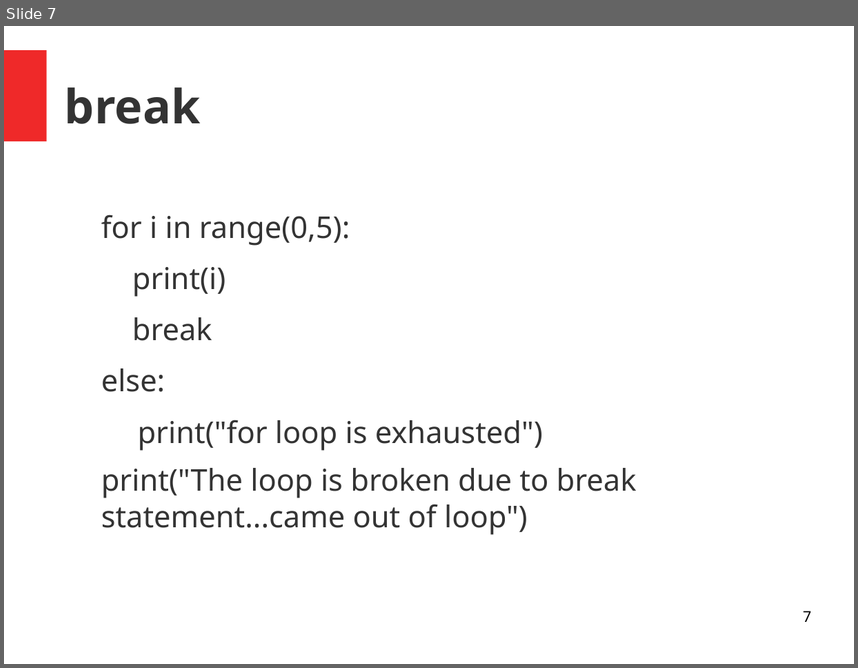
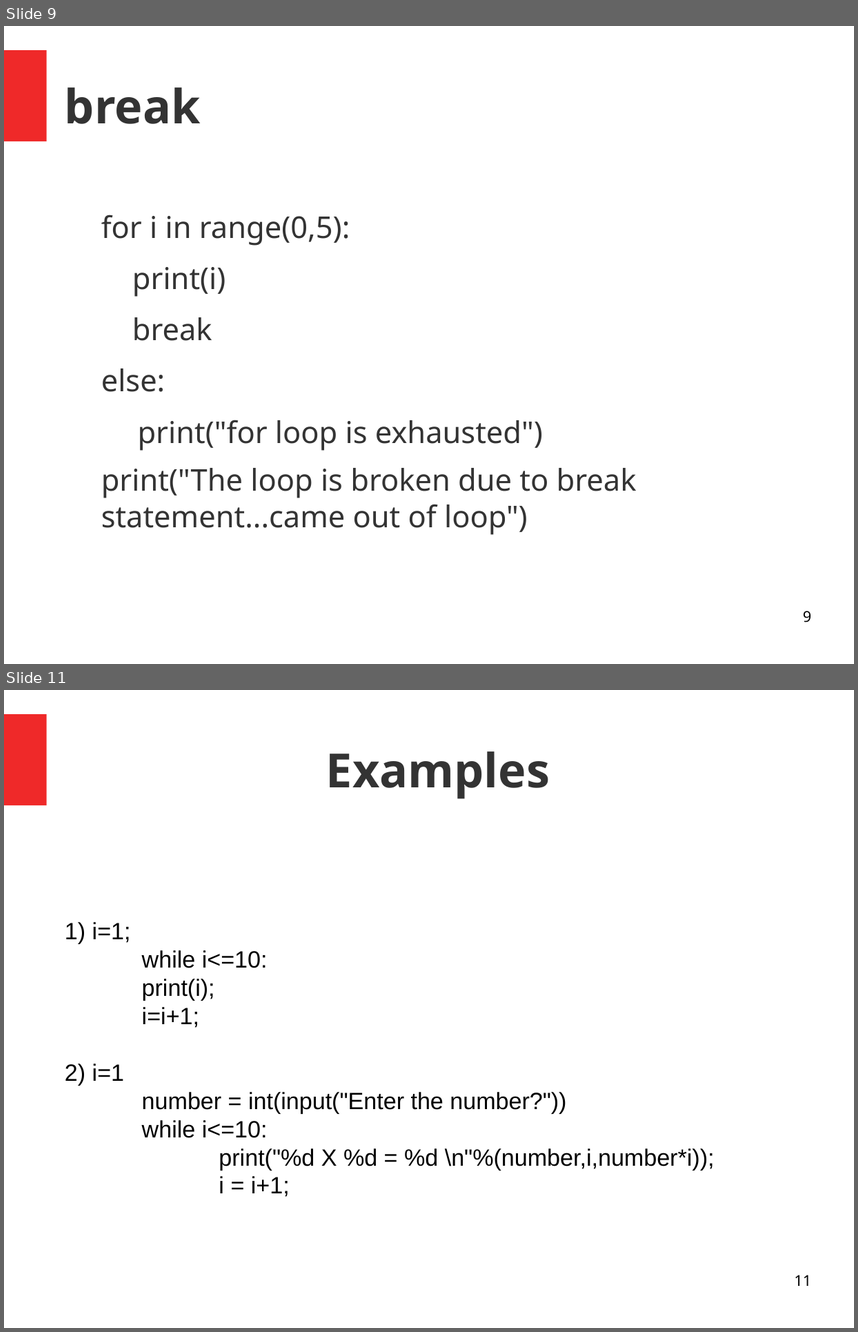
Before and after one commit to ApoorvaJu08/Python-khatmandu, a slide deck: Teaching/loops.odp. Shown one above the other, each under a label of ours: slide 7 before the commit, slides 9 and 11 after it; the slides between them are not shown. The pictures are 858x668 and 858x1332 pixels, drawn with LibreOffice and Linux fonts; fonts in the diff are those of the drawing. Boxes give left, top, right and bottom in pixels: in the first picture for what was removed or moved away, otherwise in the second. Text is boxed around its words. In the diff, an @@ line names an element or a change of style, - is before the commit and + after.

```diff
--- a/Teaching/loops.odp
+++ b/Teaching/loops.odp
@@ slide 11 added at <box>4,690,854,1328</box>, background #FFFFFF; not listed: 1 template element that a slide beside it also shows @@
@@ title added at <box>326,751,550,799</box>, 44 pt, text #333333, bold @@
+Examples
@@ subtitle added at <box>65,922,715,1196</box>, 22 pt, text #000000 @@
+1) i=1;
+while i<=10:
+print(i);
+i=i+1;
+2) i=1
+number = int(input("Enter the number?"))
+while i<=10:
+print("%d X %d = %d \n"%(number,i,number*i));
+i = i+1;
@@ page number added at <box>794,1274,811,1285</box>, 14 pt, text #000000 @@
+11
@@ what was slide 7 is now slide 9 @@
@@ page number at <box>803,610,811,622</box>: text changed @@
-7
+9
```
Also in this commit, not shown: 11 other slides added.
